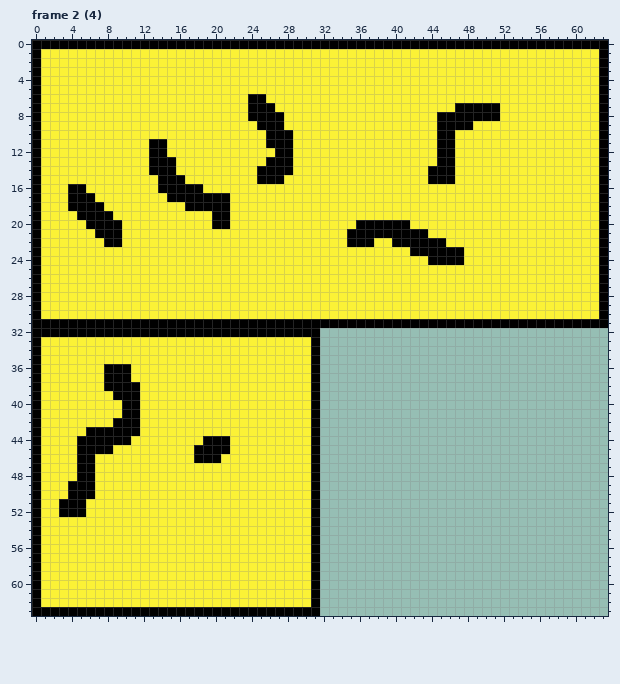
File history of a pixel-art file, Assets/textures/block/yellowBlock.aseprite. The picture above is the old version.
64x64 pixels, 5 frames. Shown: frame 2 (4). The commit also changed other frames, which this record leaves out.
The result:
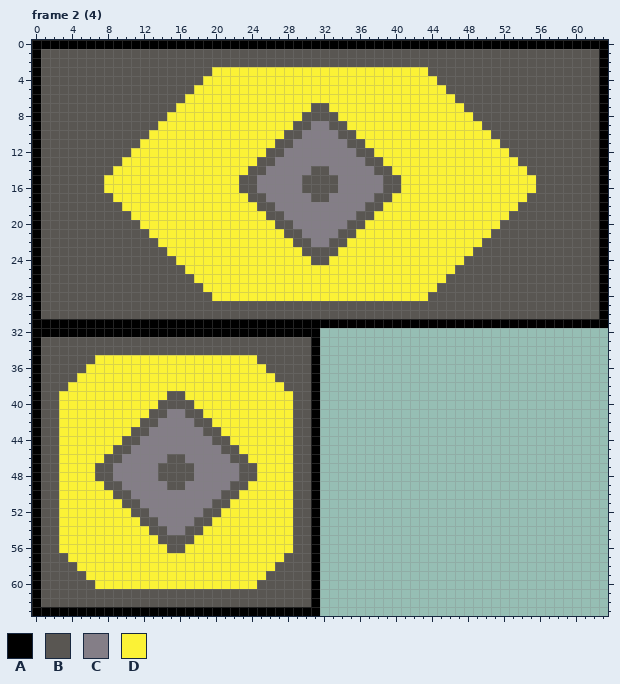
Palette (. is transparent): A #000000  B #595652  C #847e87  D #fbf236
Change:
Changed rows in their new state; - is an unchanged pixel.
Frame 2 (4):
first column x 1:
 1 BBBBBBBBBBBBBBBBBBBBBBBBBBBBBBBBBBBBBBBBBBBBBBBBBBBBBBBBBBBBBB
 2 BBBBBBBBBBBBBBBBBBBBBBBBBBBBBBBBBBBBBBBBBBBBBBBBBBBBBBBBBBBBBB
 3 BBBBBBBBBBBBBBBBBBB------------------------BBBBBBBBBBBBBBBBBBB
 4 BBBBBBBBBBBBBBBBBB--------------------------BBBBBBBBBBBBBBBBBB
 5 BBBBBBBBBBBBBBBBB----------------------------BBBBBBBBBBBBBBBBB
 6 BBBBBBBBBBBBBBBB-------DD---------------------BBBBBBBBBBBBBBBB
 7 BBBBBBBBBBBBBBB--------DDD----BB--------------DBBBBBBBBBBBBBBB
 8 BBBBBBBBBBBBBB---------DDDD--BBBB-----------DDDDBBBBBBBBBBBBBB
 9 BBBBBBBBBBBBB-----------DDD-BBCCBB----------DDDD-BBBBBBBBBBBBB
10 BBBBBBBBBBBB-------------DDBBCCCCBB---------DD----BBBBBBBBBBBB
11 BBBBBBBBBBB-DD-----------DBBCCCCCCBB--------DD-----BBBBBBBBBBB
12 BBBBBBBBBB--DD-----------BBCCCCCCCCBB-------DD------BBBBBBBBBB
13 BBBBBBBBB---DDD---------BBCCCCCCCCCCBB------DD-------BBBBBBBBB
14 BBBBBBBB----DDD--------BBCCCCCBBCCCCCBB----DDD--------BBBBBBBB
15 BBBBBBB------DDD------BBCCCCCBBBBCCCCCBB---DDD---------BBBBBBB
16 BBBBBBB------DDDDD----BBCCCCCBBBBCCCCCBB---------------BBBBBBB
17 BBBBBBBB------DDDDDDD--BBCCCCCBBCCCCCBB---------------BBBBBBBB
18 BBBBBBBBB-------DDDDD---BBCCCCCCCCCCBB---------------BBBBBBBBB
19 BBBBBBBBBB---------DD----BBCCCCCCCCBB---------------BBBBBBBBBB
20 BBBBBBBBBBB--------DD-----BBCCCCCCBBDDDDD----------BBBBBBBBBBB
21 BBBBBBBBBBBB---------------BBCCCCBBDDDDDDDD-------BBBBBBBBBBBB
22 BBBBBBBBBBBBB---------------BBCCBBDDD--DDDDDD----BBBBBBBBBBBBB
23 BBBBBBBBBBBBBB---------------BBBB--------DDDDDD-BBBBBBBBBBBBBB
24 BBBBBBBBBBBBBBB---------------BB-----------DDDDBBBBBBBBBBBBBBB
25 BBBBBBBBBBBBBBBB------------------------------BBBBBBBBBBBBBBBB
26 BBBBBBBBBBBBBBBBB----------------------------BBBBBBBBBBBBBBBBB
27 BBBBBBBBBBBBBBBBBB--------------------------BBBBBBBBBBBBBBBBBB
28 BBBBBBBBBBBBBBBBBBB------------------------BBBBBBBBBBBBBBBBBBB
29 BBBBBBBBBBBBBBBBBBBBBBBBBBBBBBBBBBBBBBBBBBBBBBBBBBBBBBBBBBBBBB
30 BBBBBBBBBBBBBBBBBBBBBBBBBBBBBBBBBBBBBBBBBBBBBBBBBBBBBBBBBBBBBB
33 BBBBBBBBBBBBBBBBBBBBBBBBBBBBBB--------------------------------
34 BBBBBBBBBBBBBBBBBBBBBBBBBBBBBB--------------------------------
35 BBBBBB------------------BBBBBB--------------------------------
36 BBBBB--DDD---------------BBBBB--------------------------------
37 BBBB---DDD----------------BBBB--------------------------------
38 BBB----DDDD----------------BBB--------------------------------
39 BB------DDD---BB------------BB--------------------------------
40 BB-------DD--BBBB-----------BB--------------------------------
41 BB-------DD-BBCCBB----------BB--------------------------------
42 BB------DDDBBCCCCBB---------BB--------------------------------
43 BB---DDDDDBBCCCCCCBB--------BB--------------------------------
44 BB--DDDDDBBCCCCCCCCBB-------BB--------------------------------
45 BB--DDDDBBCCCCCCCCCCBB------BB--------------------------------
46 BB--DD-BBCCCCCBBCCCCCBB-----BB--------------------------------
47 BB--DDBBCCCCCBBBBCCCCCBB----BB--------------------------------
48 BB--DDBBCCCCCBBBBCCCCCBB----BB--------------------------------
49 BB-DDD-BBCCCCCBBCCCCCBB-----BB--------------------------------
50 BB-DDD--BBCCCCCCCCCCBB------BB--------------------------------
51 BBDDD----BBCCCCCCCCBB-------BB--------------------------------
52 BBDDD-----BBCCCCCCBB--------BB--------------------------------
53 BB---------BBCCCCBB---------BB--------------------------------
54 BB----------BBCCBB----------BB--------------------------------
55 BB-----------BBBB-----------BB--------------------------------
56 BB------------BB------------BB--------------------------------
57 BBB------------------------BBB--------------------------------
58 BBBB----------------------BBBB--------------------------------
59 BBBBB--------------------BBBBB--------------------------------
60 BBBBBB------------------BBBBBB--------------------------------
61 BBBBBBBBBBBBBBBBBBBBBBBBBBBBBB--------------------------------
62 BBBBBBBBBBBBBBBBBBBBBBBBBBBBBB--------------------------------
